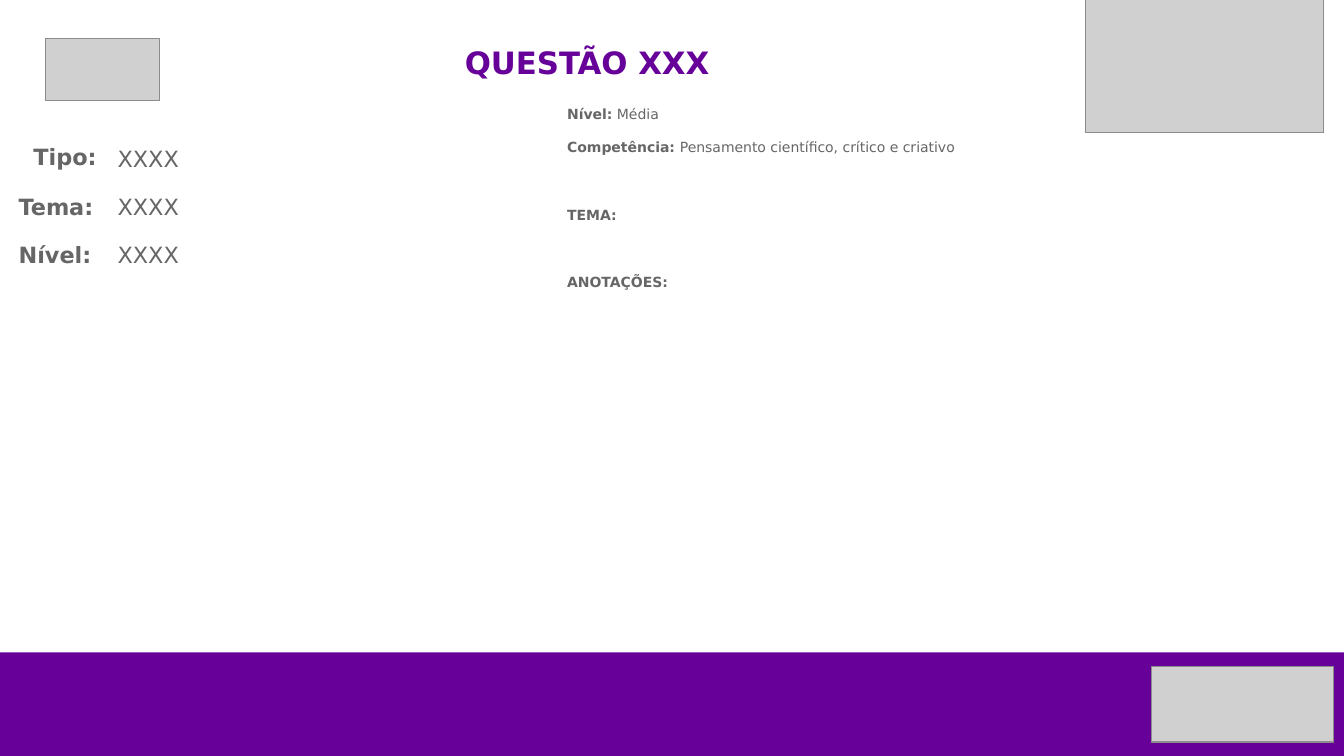
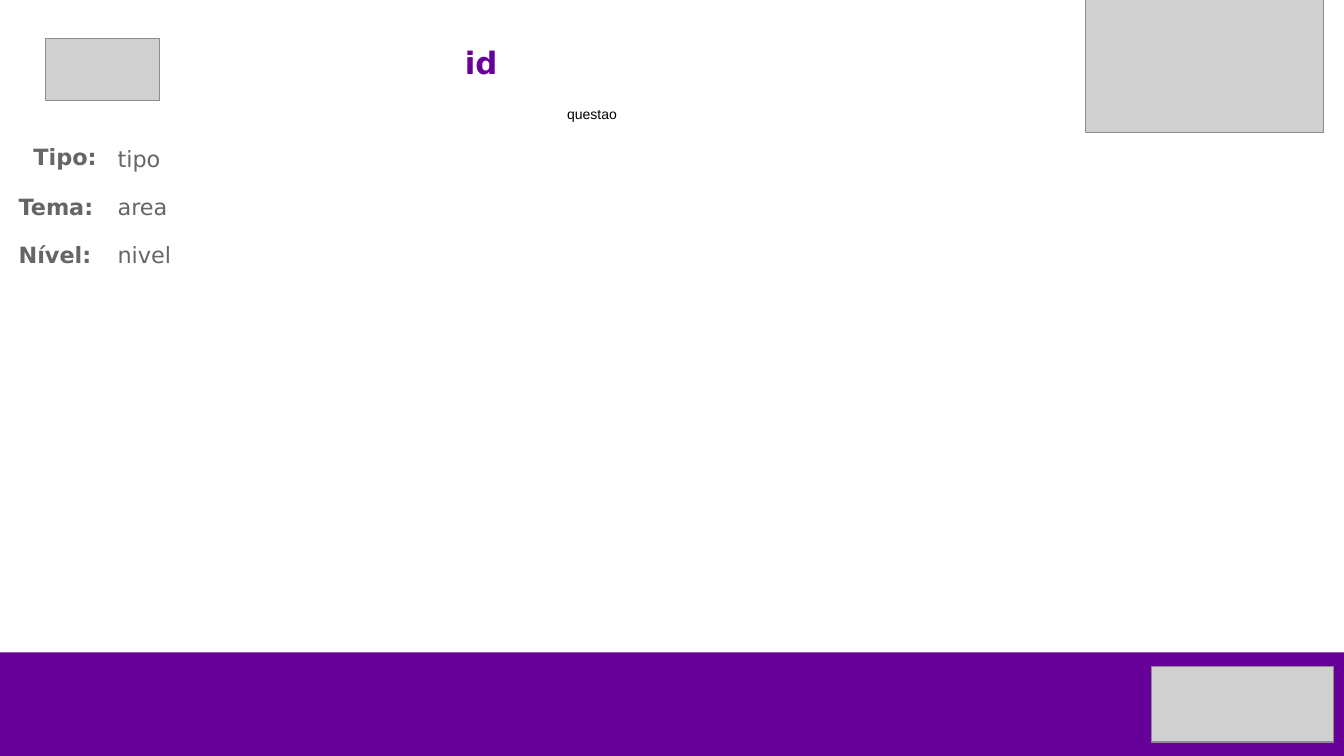
Before and after one commit to wvcode/ds-kbd, a slide deck: slide 1 of template/Questoes_Desafio.pptx. Drawn at 1344x756 pixels with LibreOffice and Linux fonts; fonts in the diff are those of the drawing; grey boxes stand for pictures. Boxes give left, top, right and bottom in pixels: in the first picture for what was removed or moved away, otherwise in the second. Text is boxed around its words. In the diff, an @@ line names an element or a change of style, - is before the commit and + after.

```diff
--- a/template/Questoes_Desafio.pptx
+++ b/template/Questoes_Desafio.pptx
@@ text at bbox=[465, 50, 498, 75]: text changed @@
-QUESTÃO XXX
+id
@@ text at bbox=[567, 110, 617, 122]: text changed; font DejaVu Sans to Arial; text colour #666666 to #000000 @@
-Nível: Média
-Competência: Pensamento científico, crítico e criativo
-TEMA:
-ANOTAÇÕES:
+questao
@@ text at bbox=[118, 150, 161, 172]: text changed @@
-XXXX
+tipo
@@ text at bbox=[118, 202, 168, 216]: text changed @@
-XXXX
+area
@@ text at bbox=[118, 246, 171, 264]: text changed @@
-XXXX
+nivel
```
Also in this commit, not shown: 4 other files.
